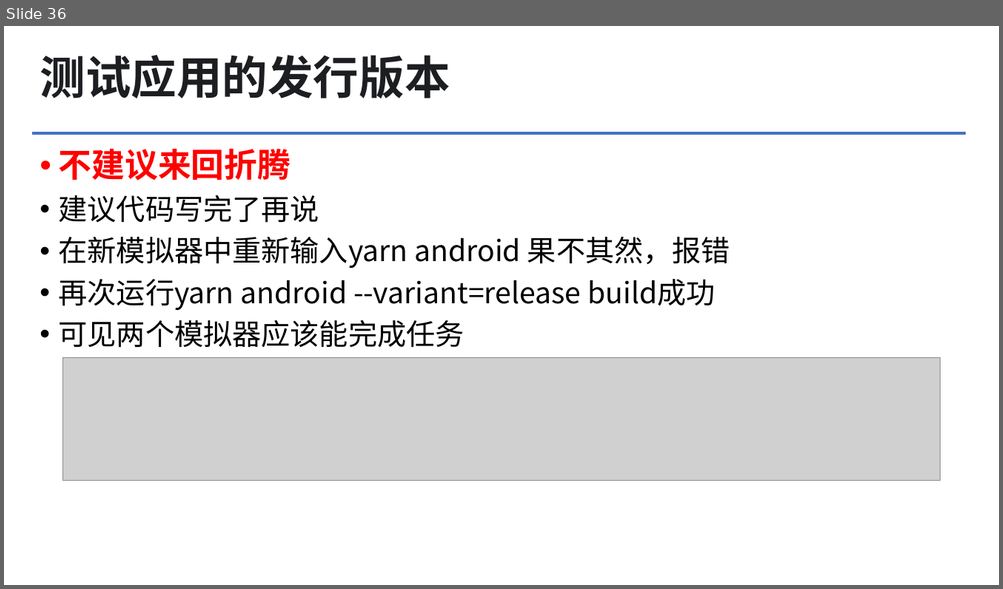
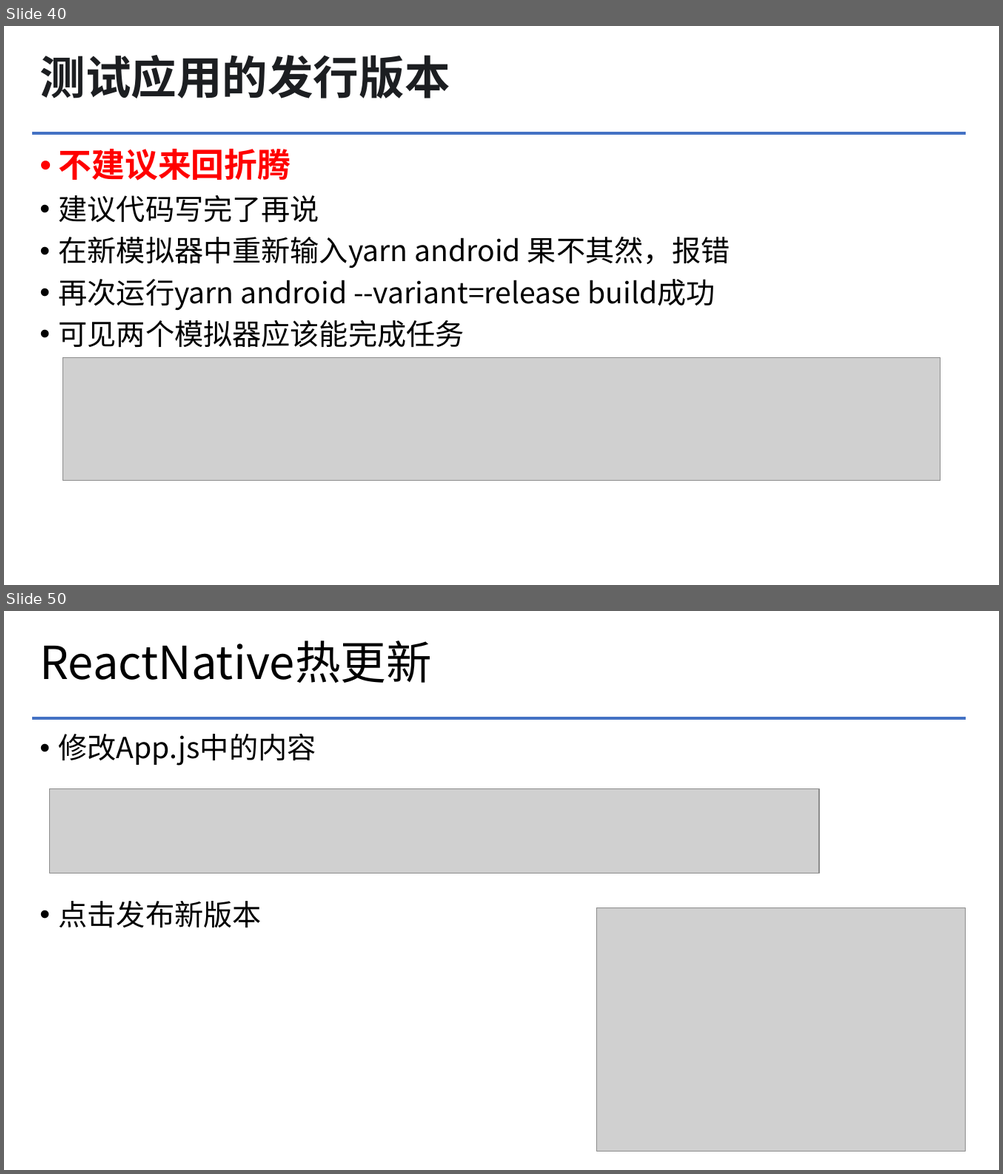
Before and after one commit to greatgu99/myApp, a slide deck: 文档/ReactNative项目入门.pptx. Shown one above the other, each under a label of ours: slide 36 before the commit, slides 40 and 50 after it; the slides between them are not shown. The pictures are 1003x589 and 1003x1174 pixels, drawn with LibreOffice and Linux fonts; fonts in the diff are those of the drawing; grey boxes stand for pictures; background and template pictures are left out. Boxes give left, top, right and bottom in pixels: in the first picture for what was removed or moved away, otherwise in the second. Text is boxed around its words. In the diff, an @@ line names an element or a change of style, - is before the commit and + after.

```diff
--- a/文档/ReactNative项目入门.pptx
+++ b/文档/ReactNative项目入门.pptx
@@ slide 50 added at (x1=4, y1=611, x2=999, y2=1170), background #FFFFFF; not listed: 1 template element that a slide beside it also shows @@
@@ title added at (x1=40, y1=641, x2=432, y2=683), 44 pt, text #000000 @@
+ReactNative热更新
@@ text added at (x1=59, y1=734, x2=316, y2=928), 28 pt, text #000000 @@
+• 修改App.js中的内容
+• 点击发布新版本
@@ picture added at (x1=50, y1=789, x2=819, y2=873) @@
@@ picture added at (x1=597, y1=908, x2=965, y2=1151) @@
@@ what was slide 36 is now slide 40 @@
```
Also in this commit, not shown: 4 slides changed, 19 other slides added.
